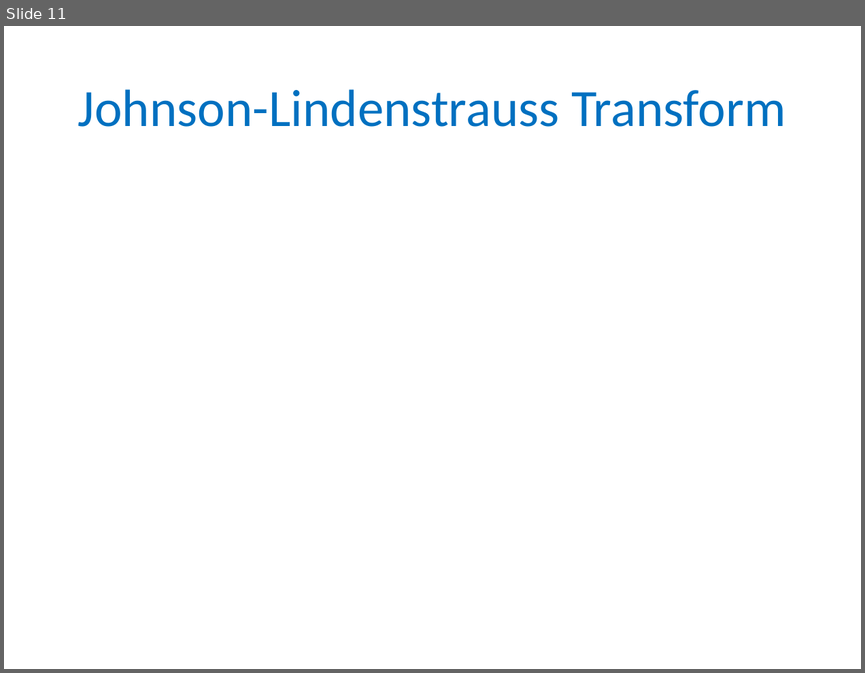
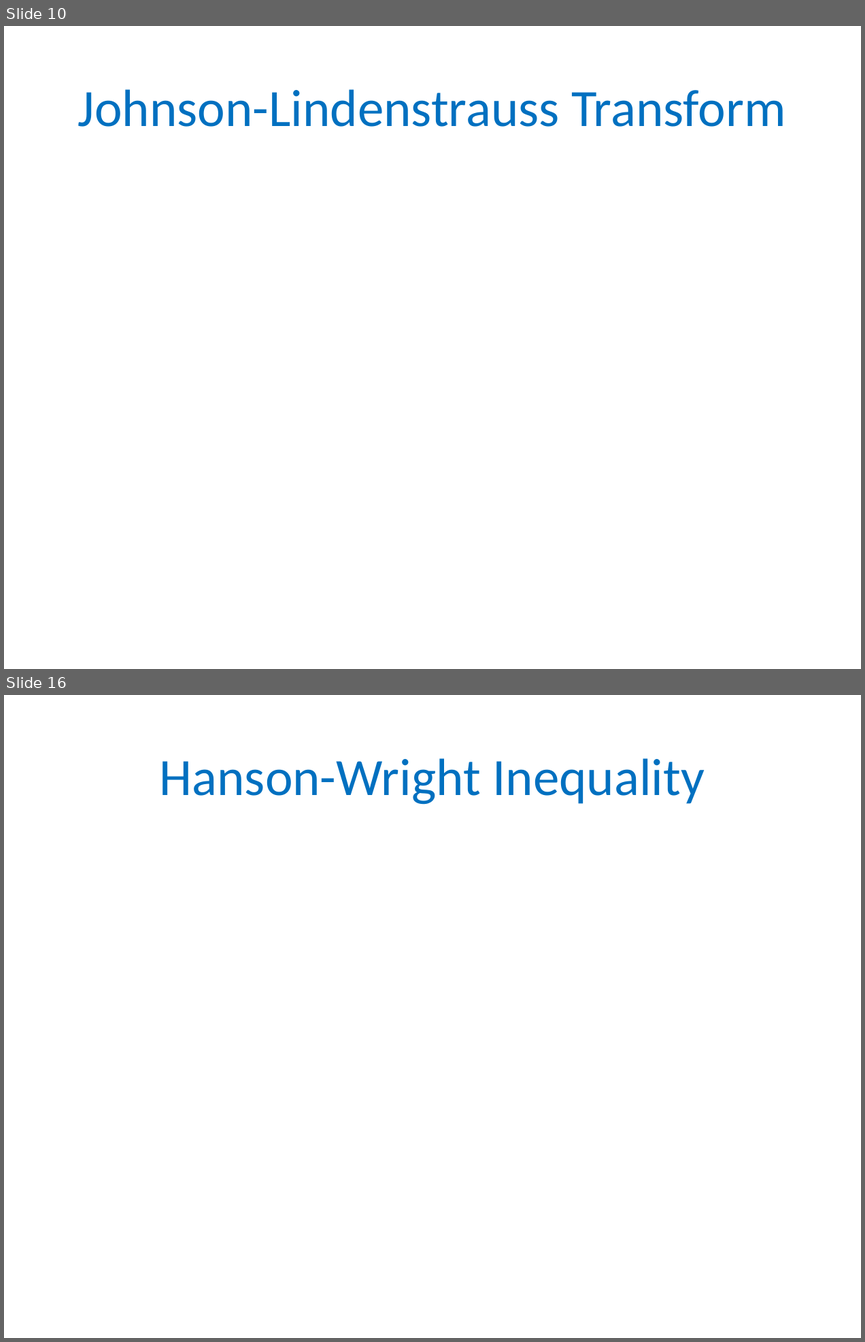
Before and after one commit to gyaroslavtsev/gyaroslavtsev.github.io, a slide deck: big-data/lecture05.pptx. Shown one above the other, each under a label of ours: slide 11 before the commit, slides 10 and 16 after it; the slides between them are not shown. The pictures are 865x673 and 865x1342 pixels, drawn with LibreOffice and Linux fonts; fonts in the diff are those of the drawing; grey boxes stand for pictures. Boxes give left, top, right and bottom in pixels: in the first picture for what was removed or moved away, otherwise in the second. Text is boxed around its words. In the diff, an @@ line names an element or a change of style, - is before the commit and + after.

```diff
--- a/big-data/lecture05.pptx
+++ b/big-data/lecture05.pptx
@@ slide 16 added at (x1=4, y1=695, x2=861, y2=1338), background #FFFFFF @@
@@ title added at (x1=160, y1=758, x2=704, y2=804), 44 pt, text #0070C0 @@
+Hanson-Wright Inequality
@@ what was slide 11 is now slide 10 @@
```
Also in this commit, not shown: 8 other slides added, 1 slide removed, 3 other files.
